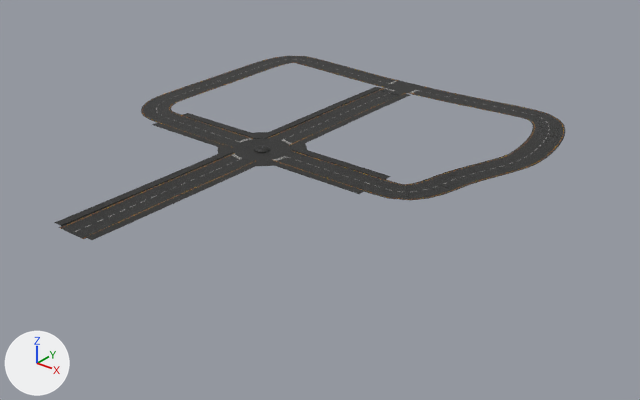
Before and after pictures for a commit that changed the Blender file Unity Project Versions/Serious Driving/Assets/Models/roundabout.blend.
One viewpoint serves both versions: a camera (50 mm lens) standing at (227.0, -242.0, 149.0) and looking at (18.0, 18.0, -12.0). Lighting does not change. The marker at lower left points along +X, +Y and +Z.
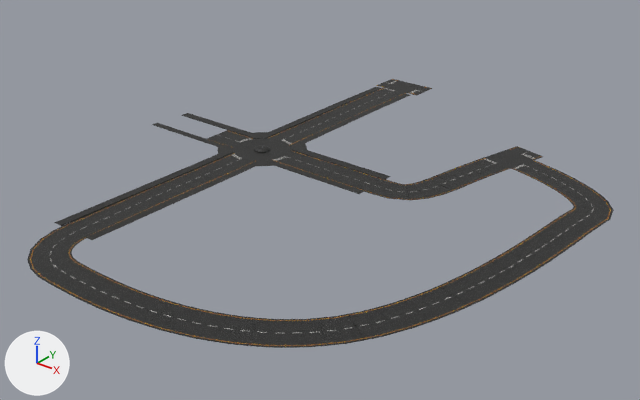
Diff of the bpy script that builds the scene:
```diff
--- a/Unity Project Versions/Serious Driving/Assets/Models/roundabout.blend.py
+++ b/Unity Project Versions/Serious Driving/Assets/Models/roundabout.blend.py
@@ cu_beziercurve_002 @@
 cu_beziercurve_002.dimensions = '3D'
-_sp = cu_beziercurve_002.splines.new('BEZIER'); _sp.bezier_points.add(2)
-_sp.bezier_points.foreach_set('co', [-0.362, 0.354, -0.2, 51.27, 52.37, 0.0, 92.64, 92.62, 0.0])
-_sp.bezier_points.foreach_set('handle_left', [-21.22, -20.74, -0.2, 45.9, 46.79, 0.0, 74.52, 74.99, 0.0])
-_sp.bezier_points.foreach_set('handle_right', [3.66, 4.421, -0.2, 63.74, 65.33, 0.0, 113.2, 112.6, 0.0])
-for _p, _l, _r in zip(_sp.bezier_points, ['ALIGNED', 'ALIGNED', 'ALIGNED'], ['ALIGNED', 'ALIGNED', 'ALIGNED']): _p.handle_left_type = _l; _p.handle_right_type = _r
+_sp = cu_beziercurve_002.splines.new('BEZIER'); _sp.bezier_points.add(6)
+_sp.bezier_points.foreach_set('co', [370.9, 71.42, 0.271, 382.4, -15.75, -0.2, 175.4, -148.0, -0.2, 0.907, -63.05, -0.2, -0.362, 0.354, -0.2, 51.27, 52.37, 0.0, 92.64, 92.62, 0.0])
+_sp.bezier_points.foreach_set('handle_left', [355.5, 96.72, 0.271, 411.3, 0.493, -0.2, 263.9, -136.0, -0.2, 11.76, -73.16, -0.2, -19.91, -19.41, -0.2, 45.9, 46.79, 0.0, 74.52, 74.99, 0.0])
+_sp.bezier_points.foreach_set('handle_right', [373.9, 66.54, 0.271, 365.9, -25.01, -0.2, 86.83, -160.0, -0.2, -20.89, -42.77, -0.2, 20.12, 21.07, -0.2, 63.74, 65.33, 0.0, 113.2, 112.6, 0.0])
+for _p, _l, _r in zip(_sp.bezier_points, ['ALIGNED', 'ALIGNED', 'ALIGNED', 'ALIGNED', 'ALIGNED', 'ALIGNED', 'ALIGNED'], ['ALIGNED', 'ALIGNED', 'ALIGNED', 'ALIGNED', 'ALIGNED', 'ALIGNED', 'ALIGNED']): _p.handle_left_type = _l; _p.handle_right_type = _r
 _sp.order_u = 0
@@ cu_beziercurve @@
 cu_beziercurve.dimensions = '3D'
-_sp = cu_beziercurve.splines.new('BEZIER'); _sp.bezier_points.add(5)
-_sp.bezier_points.foreach_set('co', [-0.362, 0.354, -0.335, 51.88, 51.77, 0.0, 42.4, 102.3, 0.0, -0.0537, 181.8, 0.0, -103.6, 221.8, 0.0, -173.6, 141.3, 0.126])
-_sp.bezier_points.foreach_set('handle_left', [-21.22, -20.74, -0.335, 39.62, 38.74, 0.0, 57.02, 81.69, 0.0, 17.07, 163.2, 0.0, -77.62, 248.3, 0.0, -155.6, 159.0, 0.209])
-_sp.bezier_points.foreach_set('handle_right', [3.66, 4.421, -0.335, 64.21, 64.88, 0.0, 25.8, 125.7, 0.0, -19.49, 202.9, 0.0, -123.7, 201.4, 0.0, -194.1, 121.1, 0.0316])
-for _p, _l, _r in zip(_sp.bezier_points, ['ALIGNED', 'ALIGNED', 'ALIGNED', 'ALIGNED', 'ALIGNED', 'ALIGNED'], ['ALIGNED', 'ALIGNED', 'ALIGNED', 'ALIGNED', 'ALIGNED', 'ALIGNED']): _p.handle_left_type = _l; _p.handle_right_type = _r
+_sp = cu_beziercurve.splines.new('BEZIER'); _sp.bezier_points.add(3)
+_sp.bezier_points.foreach_set('co', [-0.362, 0.354, -0.335, 51.88, 51.77, 0.0, 42.4, 102.3, 0.0, 0.757, 167.1, 0.0])
+_sp.bezier_points.foreach_set('handle_left', [-21.22, -20.74, -0.335, 39.62, 38.74, 0.0, 57.02, 81.69, 0.0, 14.02, 145.6, 0.0])
+_sp.bezier_points.foreach_set('handle_right', [3.66, 4.421, -0.335, 64.21, 64.88, 0.0, 25.8, 125.7, 0.0, -14.29, 191.5, 0.0])
+for _p, _l, _r in zip(_sp.bezier_points, ['ALIGNED', 'ALIGNED', 'ALIGNED', 'ALIGNED'], ['ALIGNED', 'ALIGNED', 'ALIGNED', 'ALIGNED']): _p.handle_left_type = _l; _p.handle_right_type = _r
 _sp.order_u = 0
@@ ob_circle_005 @@
 _m = ob_circle_005.modifiers.new('Array', 'ARRAY')
-_m.count = 14
+_m.count = 73
 _m.constant_offset_displace = (0.0, 0.0, 0.0)
@@ ob_circle_002 @@
 _m = ob_circle_002.modifiers.new('Curve', 'CURVE')
 _m.object = ob_beziercurve_001
+ob_circle_002.hide_viewport = True
@@ ob_circle_001 @@
 _m = ob_circle_001.modifiers.new('Array', 'ARRAY')
-_m.count = 44
+_m.count = 18
 _m.constant_offset_displace = (0.0, 0.0, 0.0)
@@ ob_circle_008 @@
+ob_circle_008 = bpy.data.objects.new('Circle.008', me_circle_004.copy())  # the mesh of ob_circle_004
+ob_circle_008.location = (73.3, 80.6, 2.5)
+ob_circle_008.rotation_euler = (0.0, 0.0, 1.32)  # degrees (0, 0, 76)
+ob_circle_008.scale = (0.483, 0.483, 0.483)
```

What differs and where, as boxes (x1, y1, x2, y2) in the pictures (640 x 400 px):
'Circle.005', reshaped, modifiers changed (248% wider, 147% taller)
    before: (59, 165, 227, 239)
    after: (27, 164, 614, 348)
'Circle.001', reshaped, modifiers changed (24% narrower, 63% shorter)
    before: (302, 88, 565, 201)
    after: (302, 160, 502, 201)
'Circle.002', hidden
    before: (141, 56, 392, 139)
'Circle.008', added (black)
    after: (478, 146, 543, 172)
